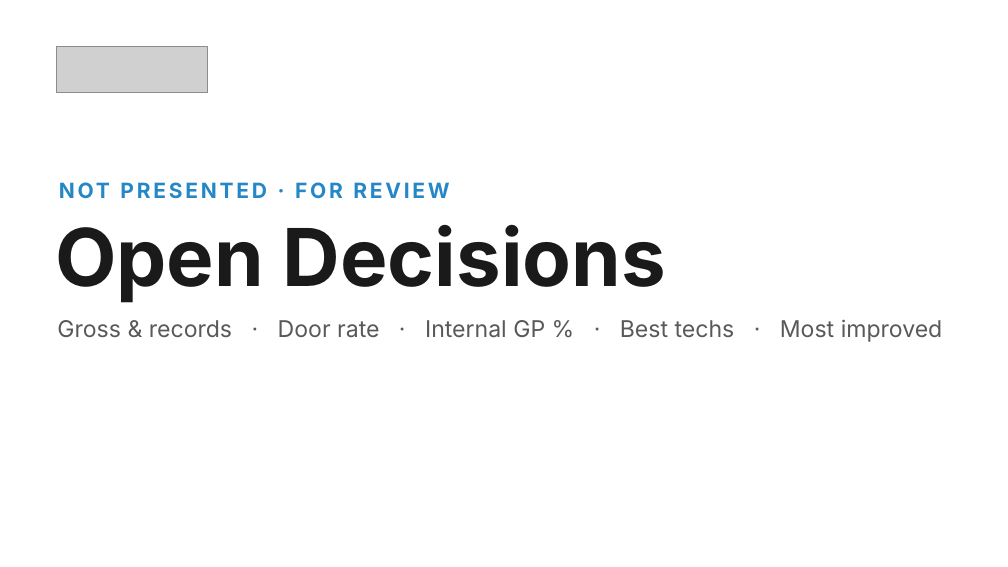
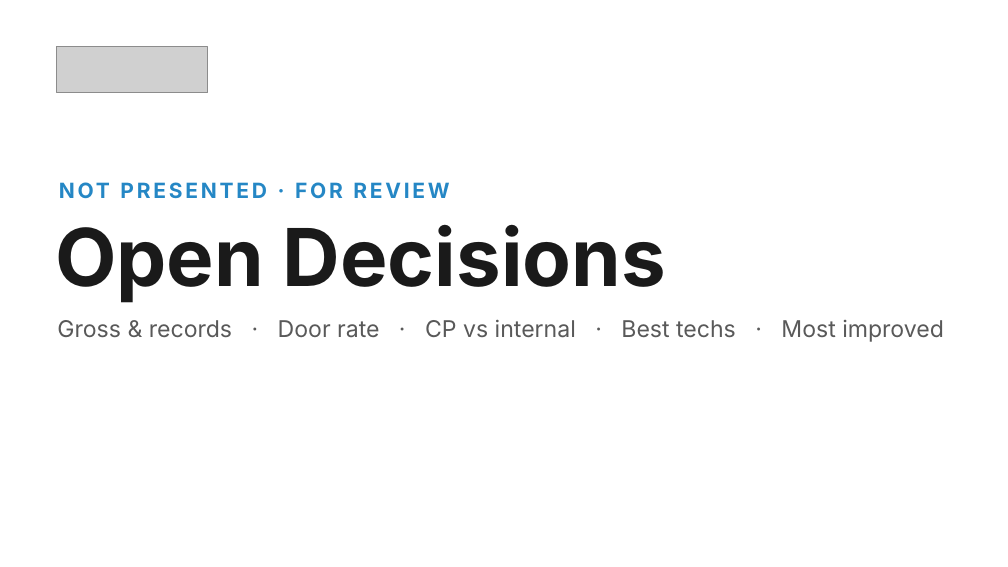
Before and after one commit to Ndresner/Noah, a slide deck: slide 162 of day2-deck/decks/Fixed Ops - Day 2 Example Test Deck.pptx (slide 156 before the commit). Drawn at 1008x567 pixels with LibreOffice and Linux fonts; fonts in the diff are those of the drawing; grey boxes stand for pictures. Boxes give left, top, right and bottom in pixels: in the first picture for what was removed or moved away, otherwise in the second. Text is boxed around its words. In the diff, an @@ line names an element or a change of style, - is before the commit and + after.

```diff
--- a/day2-deck/decks/Fixed Ops - Day 2 Example Test Deck.pptx
+++ b/day2-deck/decks/Fixed Ops - Day 2 Example Test Deck.pptx
@@ text at (57, 319, 944, 342): text changed @@
-Gross & records · Door rate · Internal GP % · Best techs · Most improved
+Gross & records · Door rate · CP vs internal · Best techs · Most improved
```
Also in this commit, not shown: 7 other slides changed, 4 other files.
